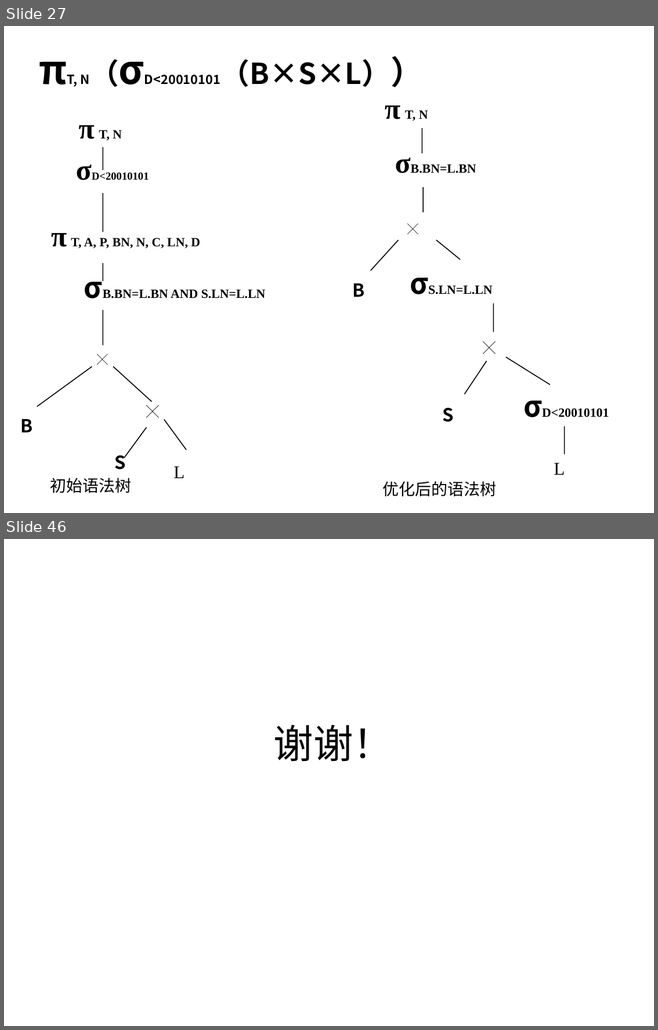
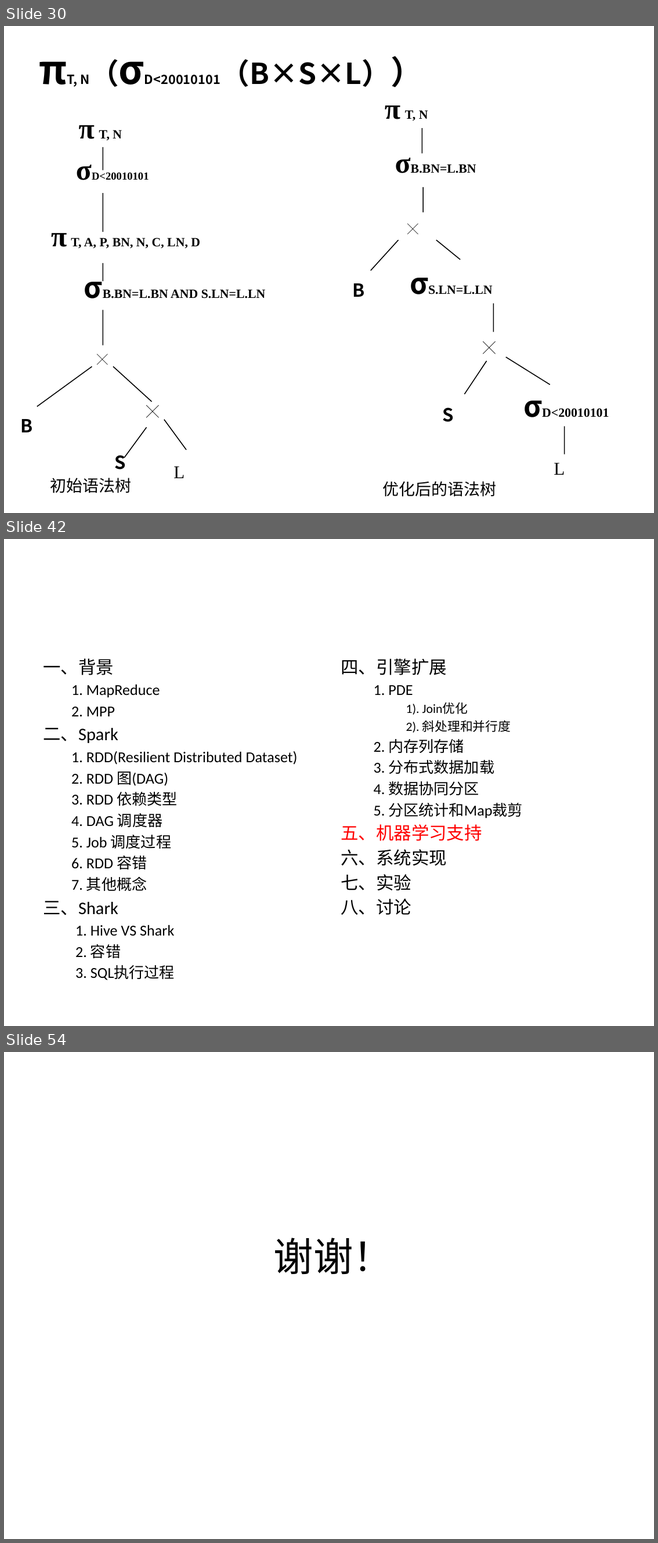
Before and after one commit to wuxingdexian/seminar, a slide deck: Shark SQL and Rich Analytics at Scale.pptx. Shown one above the other, each under a label of ours: slides 27 and 46 before the commit, slides 30, 42 and 54 after it; the slides between them are not shown. The pictures are 658x1030 and 658x1543 pixels, drawn with LibreOffice and Linux fonts; fonts in the diff are those of the drawing. Boxes give left, top, right and bottom in pixels: in the first picture for what was removed or moved away, otherwise in the second. Text is boxed around its words. In the diff, an @@ line names an element or a change of style, - is before the commit and + after.

```diff
--- a/Shark SQL and Rich Analytics at Scale.pptx
+++ b/Shark SQL and Rich Analytics at Scale.pptx
@@ slide 42 added at (x1=4, y1=539, x2=654, y2=1026), background #FFFFFF @@
@@ text added at (x1=43, y1=658, x2=297, y2=980), 16.8 pt, text #000000 @@
+一、背景
+  1. MapReduce
+  2. MPP
+二、Spark
+  1. RDD(Resilient Distributed Dataset)
+  2. RDD 图(DAG)
+  3. RDD 依赖类型
+  4. DAG 调度器
+  5. Job 调度过程
+  6. RDD 容错
+  7. 其他概念
+三、Shark
+  1. Hive VS Shark
+  2. 容错
+  3. SQL执行过程
@@ text added at (x1=341, y1=658, x2=523, y2=915), 16.8 pt, text #000000 @@
+四、引擎扩展
+  1. PDE
+    1). Join优化
+    2). 斜处理和并行度
+  2. 内存列存储
+  3. 分布式数据加载
+  4. 数据协同分区
+  5. 分区统计和Map裁剪
+五、机器学习支持
+六、系统实现
+七、实验
+八、讨论
@@ what was slide 27 is now slide 30 @@
@@ what was slide 46 is now slide 54 @@
```
Also in this commit, not shown: 19 slides changed, 7 other slides added.
